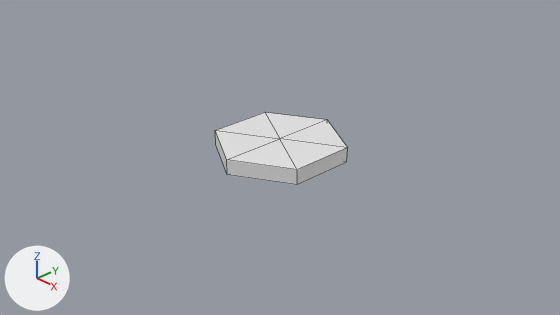
Before and after pictures for a commit that changed the Blender file Blender/HexagonDoor.blend.
Both versions are drawn from the file's camera 'Camera'. Arrows for +X, +Y and +Z are at lower left; the lights stay in place. Mesh edges are drawn as thin lines.
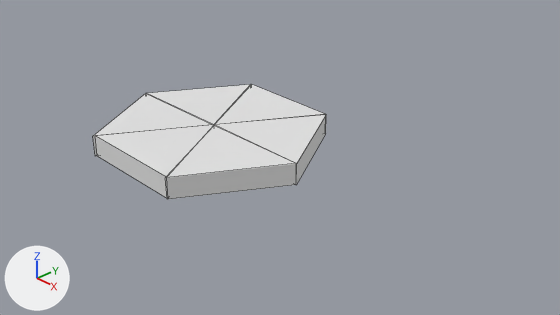
Location of each change, [x1, y1, x2, y2] in pixels of the pictures (560 x 315 px):
'Cylinder', reshaped, moved (16% narrower): before [215, 112, 348, 185]; after [215, 115, 326, 185]
'Cylinder.005', added: after [165, 125, 296, 199]
'Cylinder.003', added: after [95, 125, 214, 198]
'Cylinder.004', added: after [93, 93, 212, 156]
'Cylinder.002', added: after [215, 85, 326, 125]
'Cylinder.001', added: after [147, 84, 251, 125]

Edits to the bpy script that builds the scene:
```text
Change me_cylinder:
    used by ob_cylinder; location = (-0.001, 0.008, 0.115)
    remove me_cylinder.from_pydata(...)  # 14 vertices, 18 faces; spans x -0.86..0.86, y -0.99..0.99, z -0.11..0.11
    add me_cylinder.from_pydata(...)  # 6 vertices, 5 faces; spans x -0.86..0.86, y -0.49..0.98, z -0.16..0.16
    me_cylinder part 1: the whole mesh is rebuilt
Add me_cylinder_007:
    me_cylinder_007.from_pydata([(0.0, 0.98, -0.16), (0.0, 0.98, 0.16), (0.86, -0.49, -0.16), (0.86, -0.49, 0.16), (-0.86, -0.49, -0.16), (-0.86, -0.49, 0.16)], [], [(0, 1, 3, 2), (2, 3, 5, 4), (3, 1, 5), (4, 5, 1, 0), (0, 2, 4)])
Change ob_cylinder:
    ob_cylinder.location: (-0.001, 0.008, 0.115) -> (-0.005, -0.004, 0.16)
Add ob_cylinder_005:
    ob_cylinder_005 = bpy.data.objects.new('Cylinder.005', me_cylinder_007)
    ob_cylinder_005.location = (-0.006, -0.993, 0.16)
    ob_cylinder_005.rotation_euler = (0.0, 0.0, 1.047)  # degrees (0, 0, 60)
Add ob_cylinder_004:
    ob_cylinder_004 = bpy.data.objects.new('Cylinder.004', me_cylinder_007.copy())
    ob_cylinder_004.location = (-1.741, -1.003, 0.16)
    ob_cylinder_004.rotation_euler = (0.0, 0.0, 1.047)  # degrees (0, 0, 60)
Add ob_cylinder_003:
    ob_cylinder_003 = bpy.data.objects.new('Cylinder.003', me_cylinder_007.copy())
    ob_cylinder_003.location = (-0.87, -1.474, 0.16)
Add ob_cylinder_001:
    ob_cylinder_001 = bpy.data.objects.new('Cylinder.001', me_cylinder_007.copy())
    ob_cylinder_001.location = (-1.733, -0.004, 0.16)
Add ob_cylinder_002:
    ob_cylinder_002 = bpy.data.objects.new('Cylinder.002', me_cylinder_007.copy())
    ob_cylinder_002.location = (-0.87, 0.494, 0.16)
    ob_cylinder_002.rotation_euler = (0.0, 0.0, -1.047)  # degrees (0, 0, -60)
```
